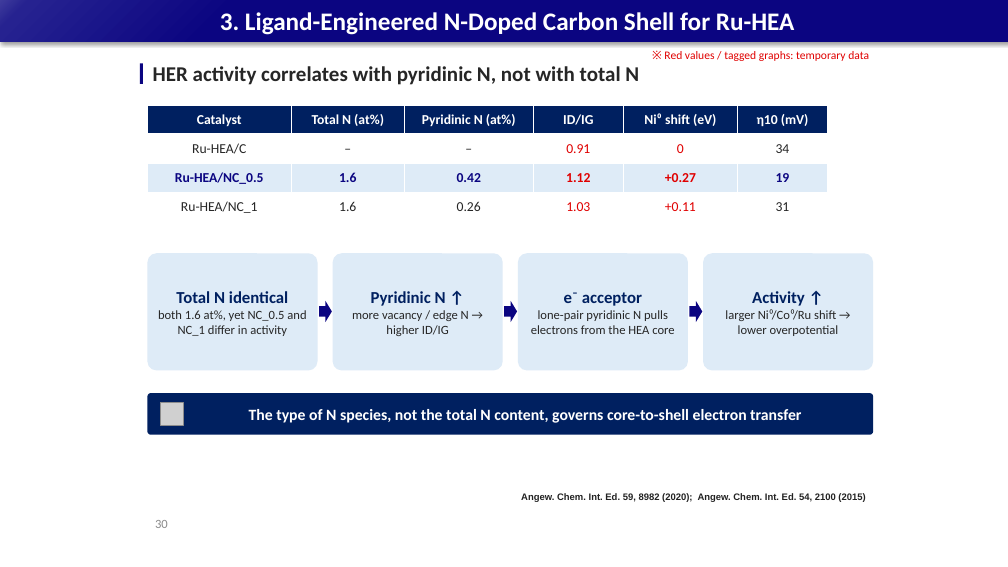
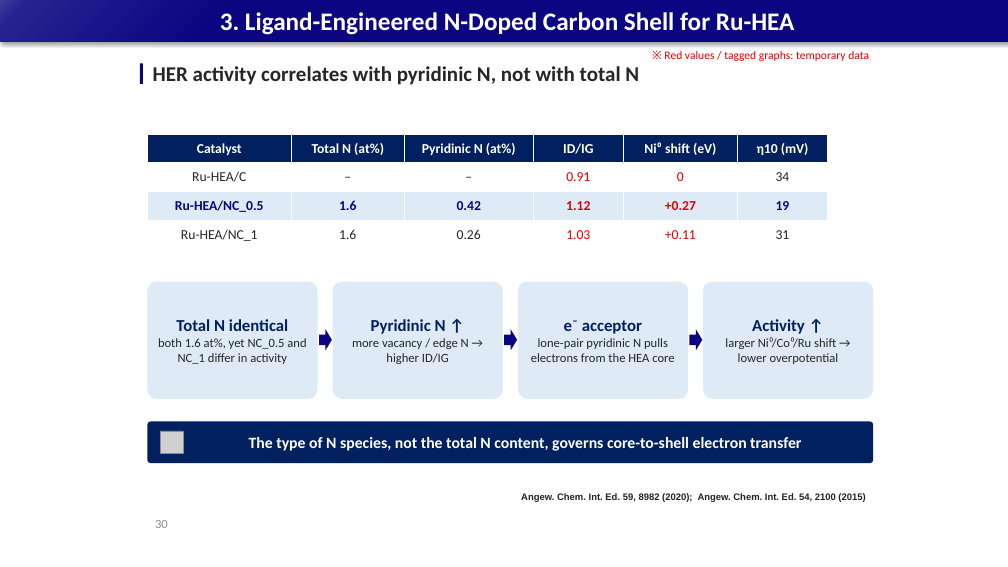
Before and after one commit to limsj0204/letter, a slide deck: slide 30 of 학위논문_디펜스_발표자료.pptx. Drawn at 1008x567 pixels with LibreOffice and Linux fonts; fonts in the diff are those of the drawing; grey boxes stand for pictures. Boxes give left, top, right and bottom in pixels: in the first picture for what was removed or moved away, otherwise in the second. Text is boxed around its words. In the diff, an @@ line names an element or a change of style, - is before the commit and + after.

```diff
--- a/학위논문_디펜스_발표자료.pptx
+++ b/학위논문_디펜스_발표자료.pptx
@@ 5 rounded rectangles, 3 right arrows, 1 picture, 1 table: place and size @@
-5 rounded rectangles, 3 right arrows, 1 picture, 1 table at box(147, 106, 873, 435)
+5 rounded rectangles, 3 right arrows, 1 picture, 1 table at box(147, 134, 873, 464)
```
Also in this commit, not shown: 31 other slides changed.
